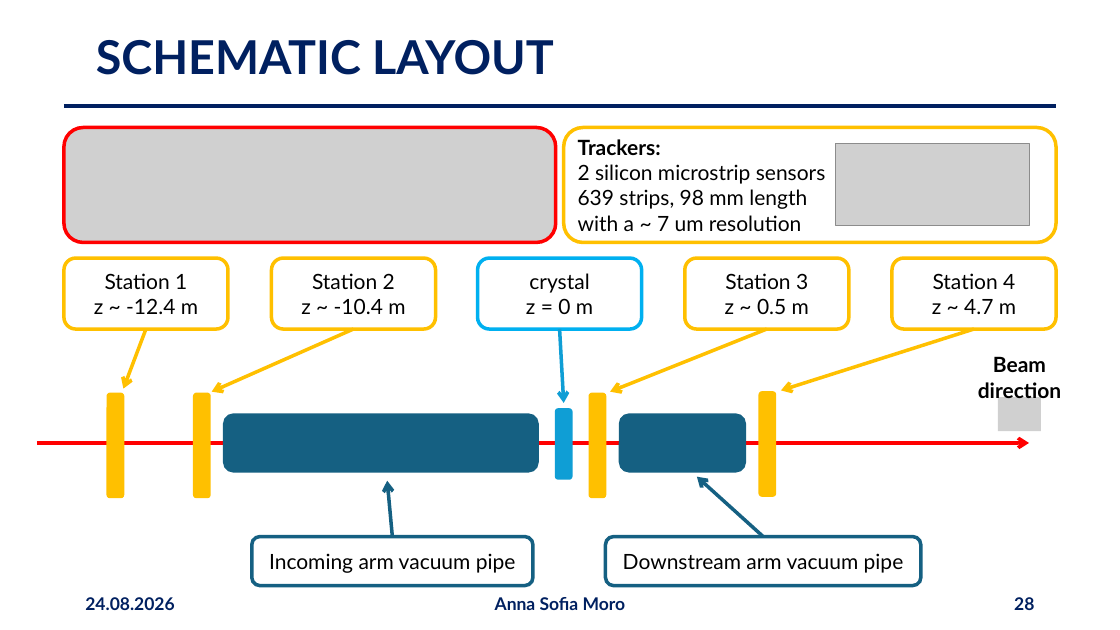
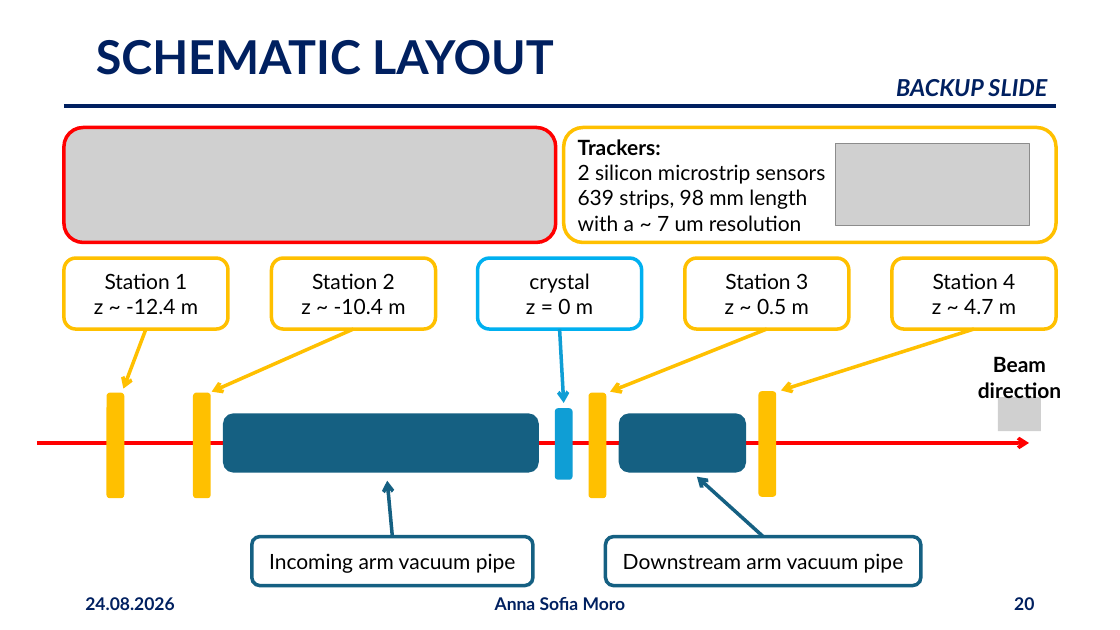
Before and after one commit to annaasofia/tesi, a slide deck: slide 20 of slides/presentazione2408.pptx (slide 28 before the commit). Drawn at 1120x630 pixels with LibreOffice and Linux fonts; fonts in the diff are those of the drawing; grey boxes stand for pictures. Boxes give left, top, right and bottom in pixels: in the first picture for what was removed or moved away, otherwise in the second. Text is boxed around its words. In the diff, an @@ line names an element or a change of style, - is before the commit and + after.

```diff
--- a/slides/presentazione2408.pptx
+++ b/slides/presentazione2408.pptx
@@ text added at box(896, 79, 1047, 96), 20 pt, text #002060, bold, italic @@
+BACKUP SLIDE
@@ page number at box(1014, 597, 1034, 610): text changed @@
-28
+20
```
Also in this commit, not shown: 15 other slides changed, 1 slide added, 8 slides removed.
